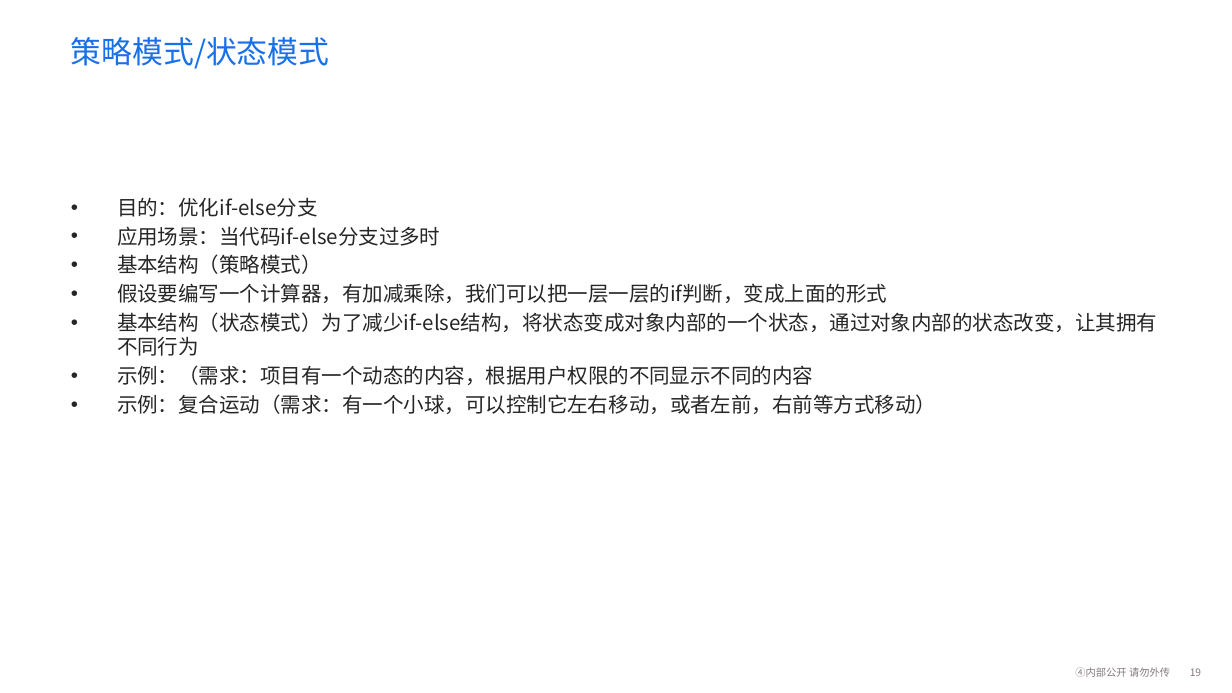
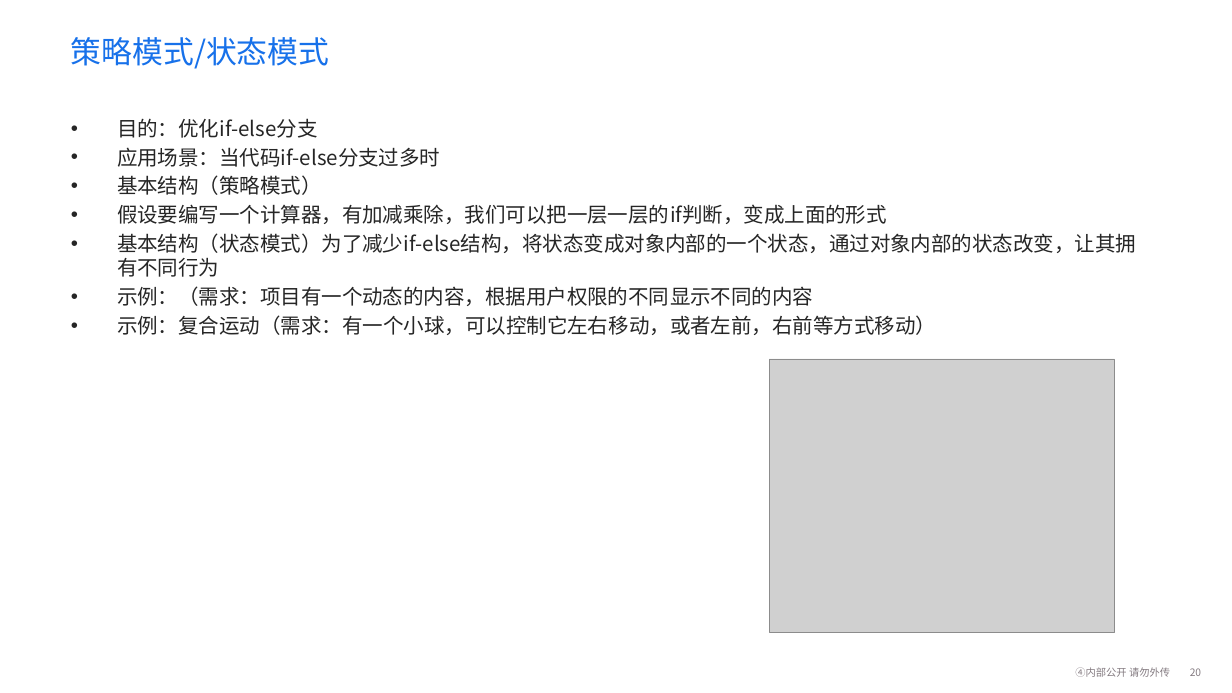
Before and after one commit to fionaVg1/wangyiyunketang, a slide deck: slide 20 of 分享/设计模式/前端之设计模式.pptx (slide 19 before the commit). Drawn at 1232x693 pixels with LibreOffice and Linux fonts; fonts in the diff are those of the drawing; grey boxes stand for pictures; background and template pictures are left out. Boxes give left, top, right and bottom in pixels: in the first picture for what was removed or moved away, otherwise in the second. Text is boxed around its words. In the diff, an @@ line names an element or a change of style, - is before the commit and + after.

```diff
--- a/分享/设计模式/前端之设计模式.pptx
+++ b/分享/设计模式/前端之设计模式.pptx
@@ text "目的：优化if-else分支" rewrapped from bbox=[117, 197, 1157, 414] to bbox=[117, 118, 1136, 335] @@
@@ picture added at bbox=[769, 360, 1115, 633] @@
@@ page number at bbox=[1190, 668, 1201, 676]: text changed @@
-19
+20
```
Also in this commit, not shown: 5 other slides changed, 6 slides added, 2 slides removed, 11 other files.
